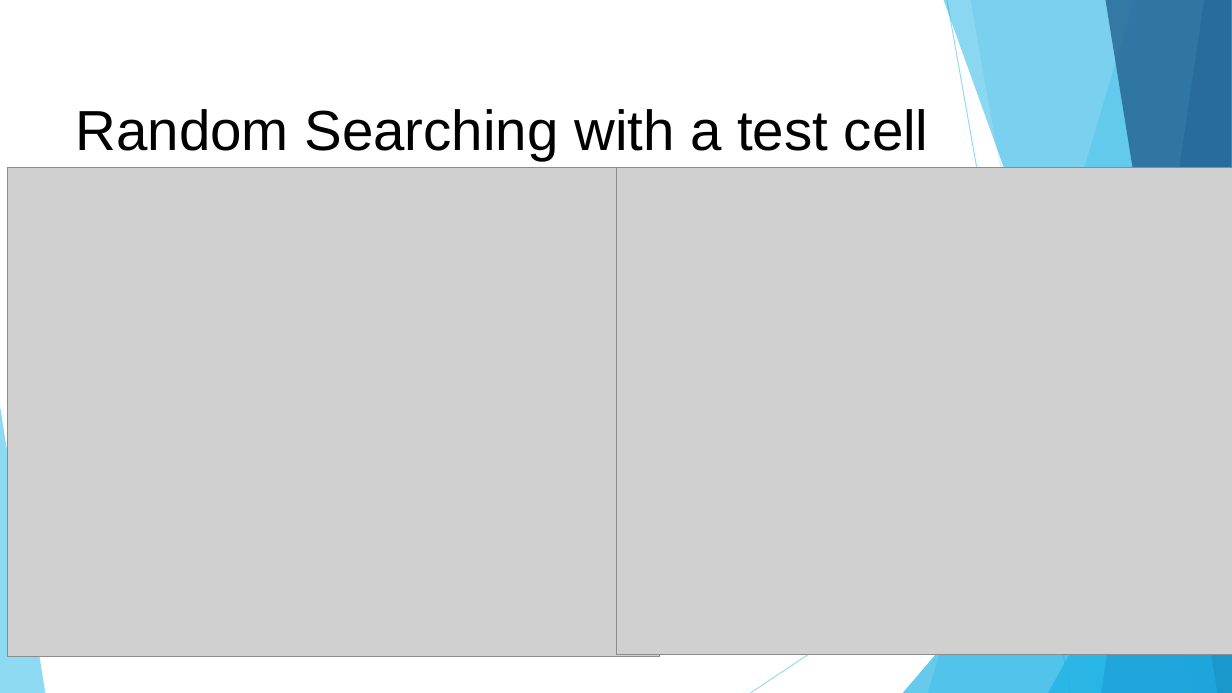
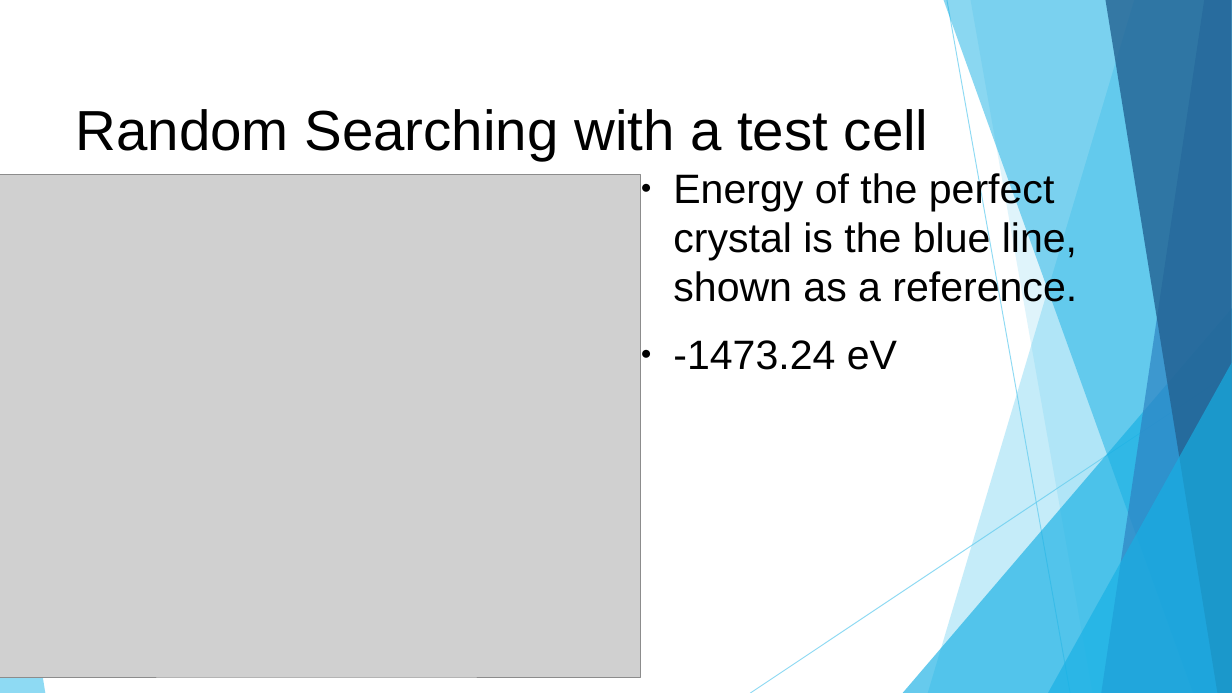
Before and after one commit to OFThomas/amorphMgO, a slide deck: slide 8 of Amorphous MgO Triple Junctions.odp. Drawn at 1232x693 pixels with LibreOffice and Linux fonts; fonts in the diff are those of the drawing; grey boxes stand for pictures. Boxes give left, top, right and bottom in pixels: in the first picture for what was removed or moved away, otherwise in the second. Text is boxed around its words. In the diff, an @@ line names an element or a change of style, - is before the commit and + after.

```diff
--- a/Amorphous MgO Triple Junctions.odp
+++ b/Amorphous MgO Triple Junctions.odp
@@ picture: place and size @@
-picture at <box>7,167,660,657</box>
+picture at <box>0,175,640,677</box>
@@ picture removed at <box>616,167,1232,655</box> @@
@@ text added at <box>673,170,1077,370</box>, 32 pt, text #000000 @@
+● Energy of the perfect crystal is the blue line, shown as a reference.
+● -1473.24 eV
```
Also in this commit, not shown: 3 other slides changed, 1 slide added, 1 slide removed, 4 other files.
